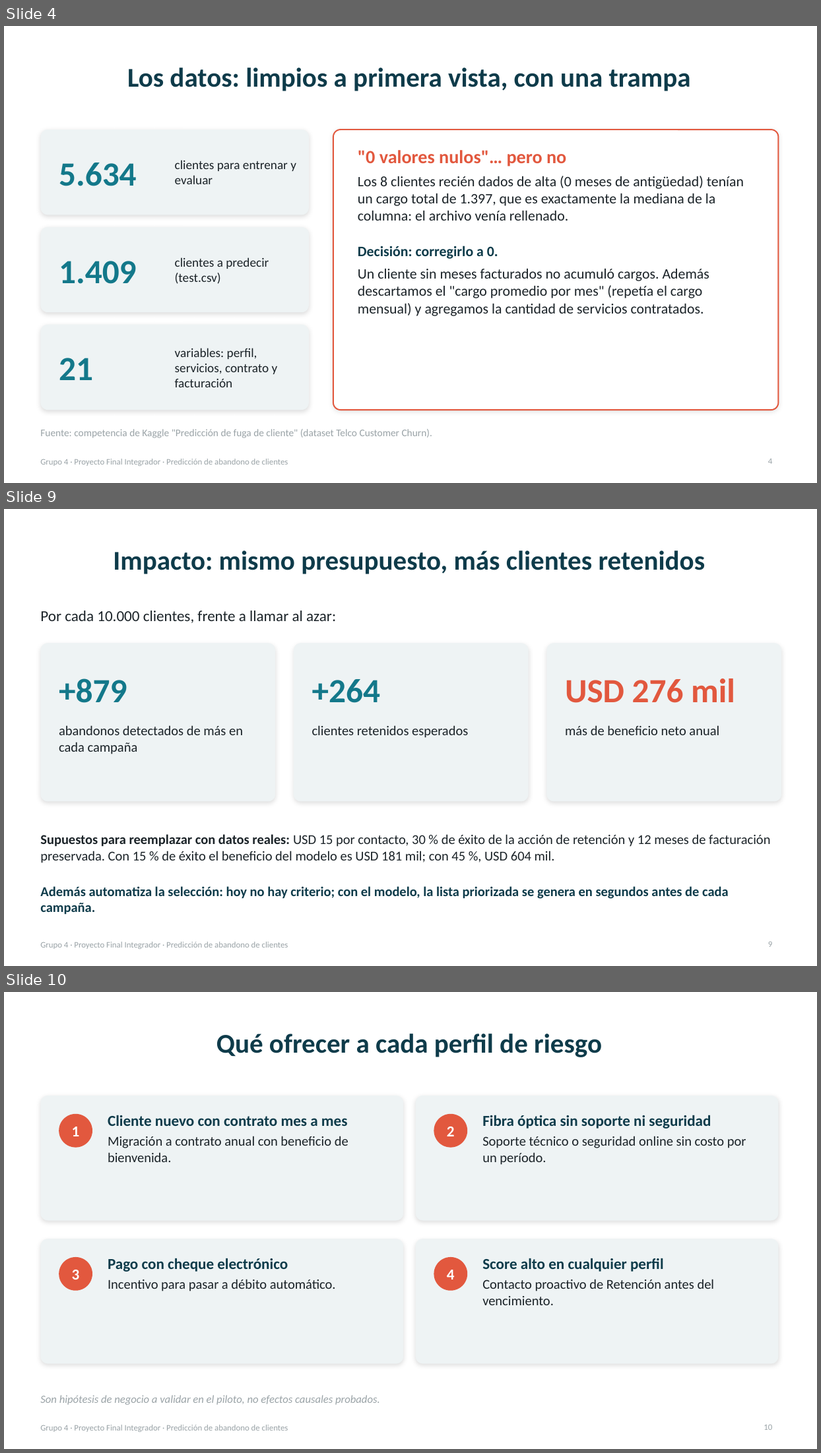
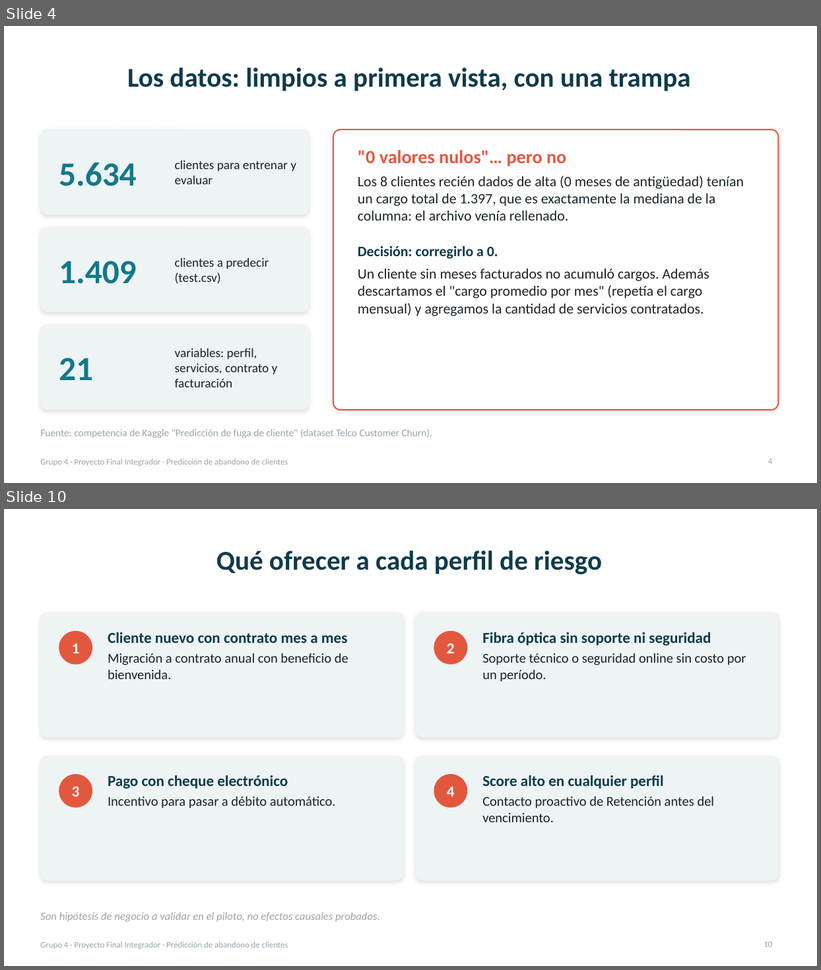
Before and after one commit to jgrozo660/Proyecto-Final-AnalisisDeDatos-UTN, a slide deck: docs/Presentacion_Final_Proyecto_Integrador.pptx. Shown one above the other, each under a label of ours: slides 4, 9 and 10 before the commit, slides 4 and 10 after it; the slides between them are not shown. The pictures are 821x1453 and 821x970 pixels, drawn with LibreOffice and Linux fonts; fonts in the diff are those of the drawing. Boxes give left, top, right and bottom in pixels: in the first picture for what was removed or moved away, otherwise in the second. Text is boxed around its words. In the diff, an @@ line names an element or a change of style, - is before the commit and + after.

Commit message:
Valor del cliente: priorización por valor en riesgo y escenarios de costo por cliente retenido (USD 100, 1.000, 10.000)

```diff
--- a/docs/Presentacion_Final_Proyecto_Integrador.pptx
+++ b/docs/Presentacion_Final_Proyecto_Integrador.pptx
@@ slide 9 removed at bbox=[4, 509, 817, 966], background #FFFFFF; not listed: 1 template element that a slide beside it also shows @@
@@ title removed at bbox=[113, 551, 706, 574] @@
-Impacto: mismo presupuesto, más clientes retenidos
@@ text removed at bbox=[40, 611, 336, 623] @@
-Por cada 10.000 clientes, frente a llamar al azar:
@@ rounded rectangle removed at bbox=[40, 643, 275, 802] @@
@@ rounded rectangle removed at bbox=[294, 643, 529, 802] @@
@@ rounded rectangle removed at bbox=[547, 643, 781, 802] @@
@@ text removed at bbox=[59, 679, 127, 703] @@
-+879
@@ text removed at bbox=[312, 679, 380, 703] @@
-+264
@@ text removed at bbox=[565, 679, 735, 703] @@
-USD 276 mil
@@ text removed at bbox=[59, 725, 243, 755] @@
-abandonos detectados de más en cada campaña
@@ text removed at bbox=[312, 725, 468, 738] @@
-clientes retenidos esperados
@@ text removed at bbox=[565, 725, 719, 735] @@
-más de beneficio neto anual
@@ text removed at bbox=[40, 834, 770, 863] @@
-Supuestos para reemplazar con datos reales: USD 15 por contacto, 30 % de éxito de la acción de retención y 12 meses de facturación preservada. Con 15 % de éxito el beneficio del modelo es USD 181 mil; con 45 %, USD 604 mil.
@@ text removed at bbox=[40, 887, 729, 915] @@
-Además automatiza la selección: hoy no hay criterio; con el modelo, la lista priorizada se genera en segundos antes de cada campaña.
@@ page number removed at bbox=[768, 942, 772, 947] @@
-9
```
Also in this commit, not shown: 1 slide added, 10 other files.
